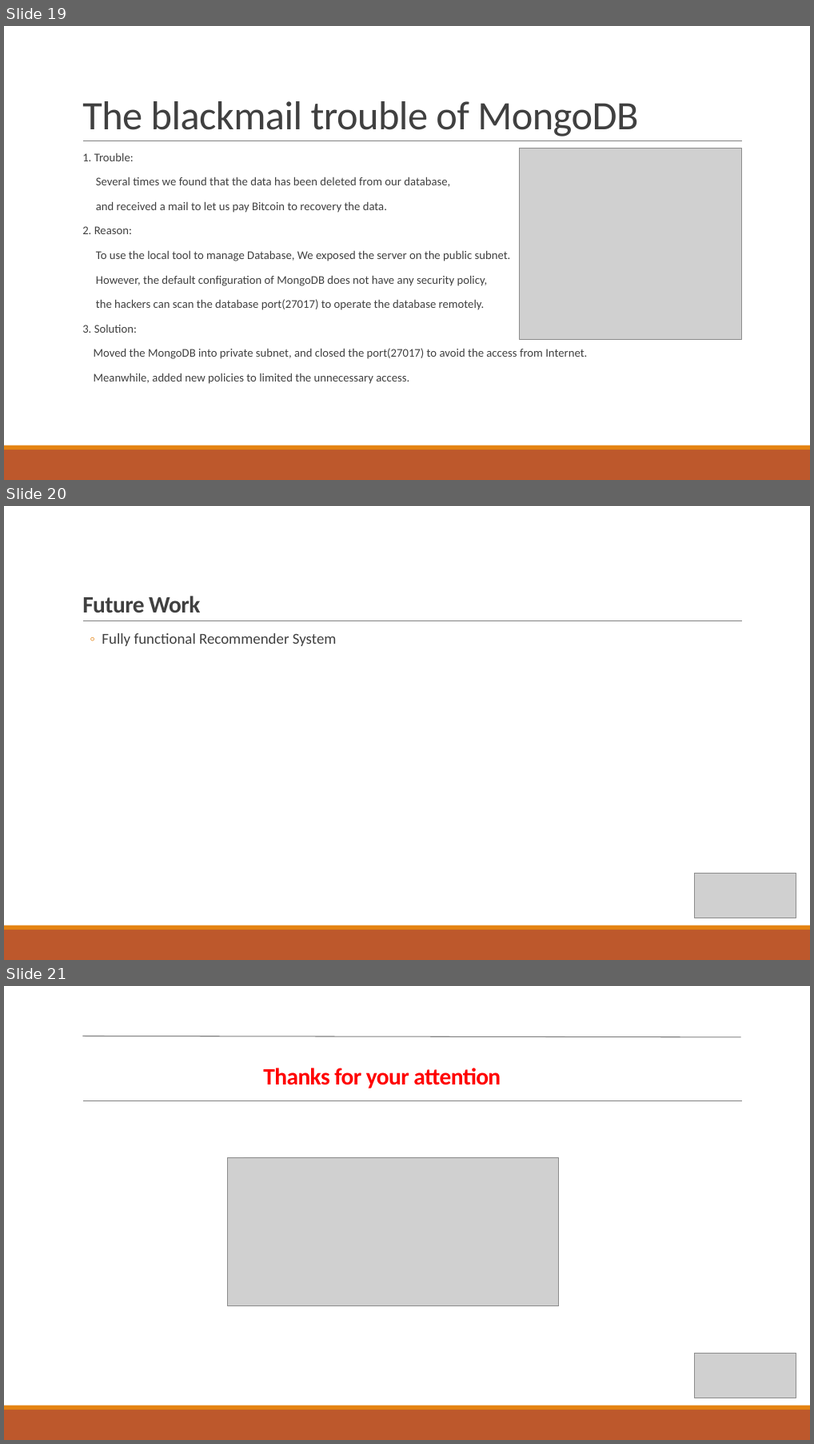
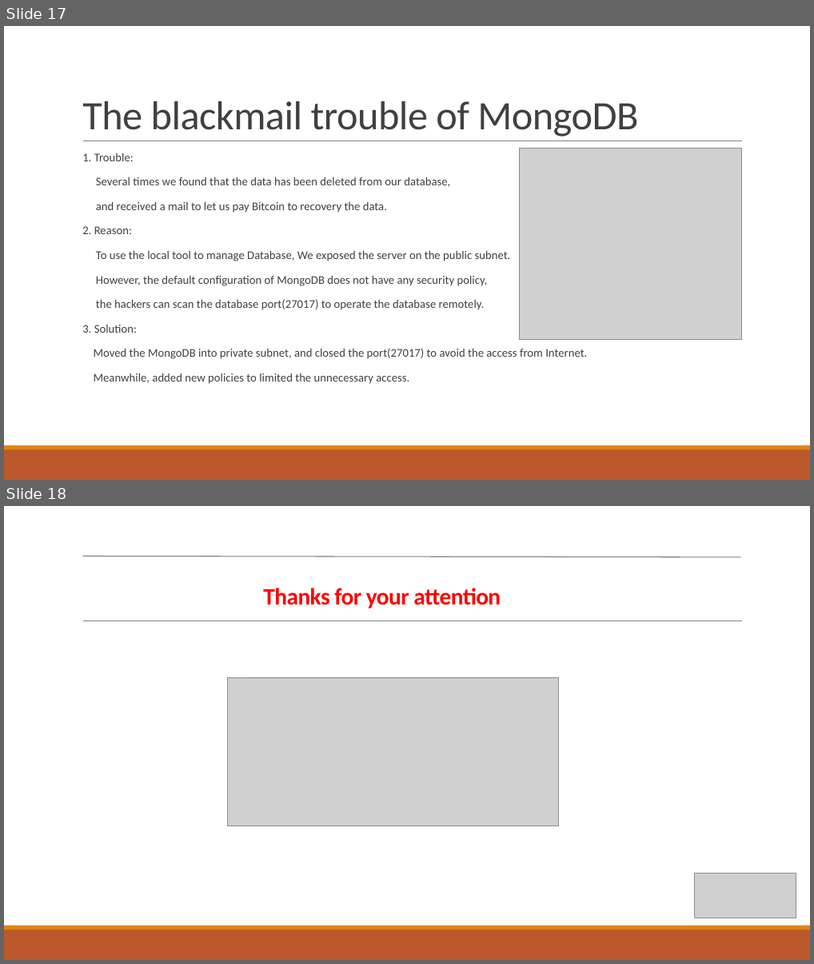
Before and after one commit to wangyang325/CS615Project, a slide deck: Presentation/CS615 Group Presentation.pptx. Shown one above the other, each under a label of ours: slides 19, 20 and 21 before the commit, slides 17 and 18 after it. The pictures are 814x1444 and 814x964 pixels, drawn with LibreOffice and Linux fonts; fonts in the diff are those of the drawing; grey boxes stand for pictures. Boxes give left, top, right and bottom in pixels: in the first picture for what was removed or moved away, otherwise in the second. Text is boxed around its words. In the diff, an @@ line names an element or a change of style, - is before the commit and + after.

```diff
--- a/Presentation/CS615 Group Presentation.pptx
+++ b/Presentation/CS615 Group Presentation.pptx
@@ slide 20 removed at (4, 506, 810, 960), background #FFFFFF; not listed: 3 template elements that a slide beside it also shows @@
@@ title removed at (82, 596, 200, 612) @@
-Future Work
@@ text removed at (102, 633, 337, 646) @@
-  ◦ Fully functional Recommender System
@@ picture removed at (695, 873, 796, 918) @@
@@ what was slide 19 is now slide 17 @@
@@ what was slide 21 is now slide 18 @@
```
Also in this commit, not shown: 5 slides changed, 2 other slides removed, 1 other file.
